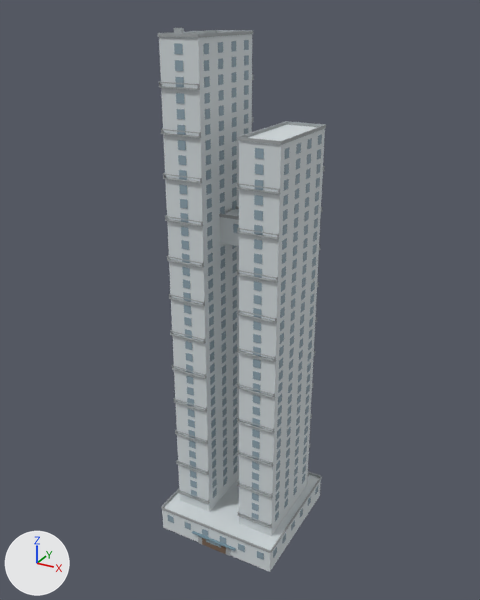
The glTF model public/buildings/residential_4x4_tower_split.glb, before and after one commit.
Before and after are seen from a 50 mm lens placed at (81.4, -107.2, 122.0), pointed at (14.1, 15.2, 60.8). The axes (+X, +Y, +Z) are drawn at lower left. The lights are the same throughout. The first picture is the older version. Vertices at exactly the same position are counted once.

Objects in the first picture: 'residential_4x4_tower_split_0'.
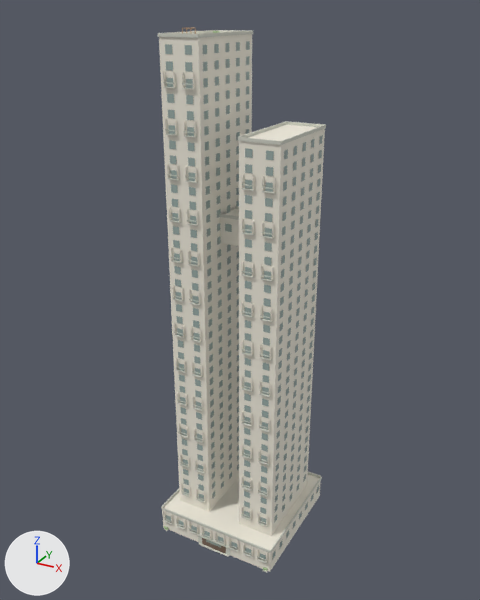
Location of each change, [x1, y1, x2, y2] in pixels of the pictures (480 x 600 px):
'residential_4x4_tower_split_0', recoloured, reshaped: before [158, 28, 326, 572]; after [158, 27, 326, 573]
part 1 of me_residential_4x4_tower_split_0, deleted: before [158, 28, 325, 560]
part 2 of me_residential_4x4_tower_split_0, built on: before [161, 129, 226, 544]; after [163, 27, 323, 573]

The change, as a diff of the scene's bpy script:
```diff
--- a/public/buildings/residential_4x4_tower_split.glb.py
+++ b/public/buildings/residential_4x4_tower_split.glb.py
@@ mat_residential_4x4_tower_split_wall @@
 mat_residential_4x4_tower_split_wall = principled_material('residential_4x4_tower_split_wall')
-mat_residential_4x4_tower_split_wall.base_color = (0.66, 0.71, 0.73)  # light grey #d4dbde
+mat_residential_4x4_tower_split_wall.base_color = (0.88, 0.84, 0.73)  # white #f1ecde
 mat_residential_4x4_tower_split_wall.roughness = 0.85
@@ mat_residential_4x4_tower_split_trim @@
 mat_residential_4x4_tower_split_trim = principled_material('residential_4x4_tower_split_trim')
-mat_residential_4x4_tower_split_trim.base_color = (0.363, 0.391, 0.402)  # grey #a2a8aa
+mat_residential_4x4_tower_split_trim.base_color = (0.65, 0.66, 0.58)  # light grey #d3d4c8
 mat_residential_4x4_tower_split_trim.roughness = 0.85
@@ mat_residential_4x4_tower_split_awning @@
 mat_residential_4x4_tower_split_awning = principled_material('residential_4x4_tower_split_awning')
-mat_residential_4x4_tower_split_awning.base_color = (0.18, 0.28, 0.34)  # greyish blue #76909e
+mat_residential_4x4_tower_split_awning.base_color = (0.35, 0.49, 0.26)  # greyish green #a0ba8b
 mat_residential_4x4_tower_split_awning.roughness = 0.85
@@ mat_residential_4x4_tower_split_sign @@
+mat_residential_4x4_tower_split_sign = principled_material('residential_4x4_tower_split_sign')
+mat_residential_4x4_tower_split_sign.base_color = (0.46, 0.29, 0.16)  # brown #b5936f
+mat_residential_4x4_tower_split_sign.roughness = 0.85
@@ me_residential_4x4_tower_split_0 @@
 # used by ob_residential_4x4_tower_split_0; location = (0.0, 0.0, 0.0)
-me_residential_4x4_tower_split_0.from_pydata(...)  # 7072 vertices, 10680 faces; spans x -0.2..30.8, y -0.6..30.8, z 0.0..118.5
+me_residential_4x4_tower_split_0.from_pydata(...)  # 5824 vertices, 5284 faces; spans x -0.2..30.8, y -0.6..30.8, z 0.0..118.5
+# me_residential_4x4_tower_split_0 part 1: 856 loose pieces with 6848 vertices, spanning x -0.1..30.6, y -0.6..30.6, z 2.7..118.5, are deleted
+# me_residential_4x4_tower_split_0 part 2: 80 vertices removed from x 1.6..18.7, y -0.1..30.6, z 3.0..99.8; 5680 vertices added at x -0.2..30.7, y -0.6..30.7, z 0.0..118.5
 me_residential_4x4_tower_split_0.materials.append(mat_residential_4x4_tower_split_wall)
@@ me_residential_4x4_tower_split_0 @@
 me_residential_4x4_tower_split_0.materials.append(mat_residential_4x4_tower_split_awning)
+me_residential_4x4_tower_split_0.materials.append(mat_residential_4x4_tower_split_sign)  # brown #b5936f
```
